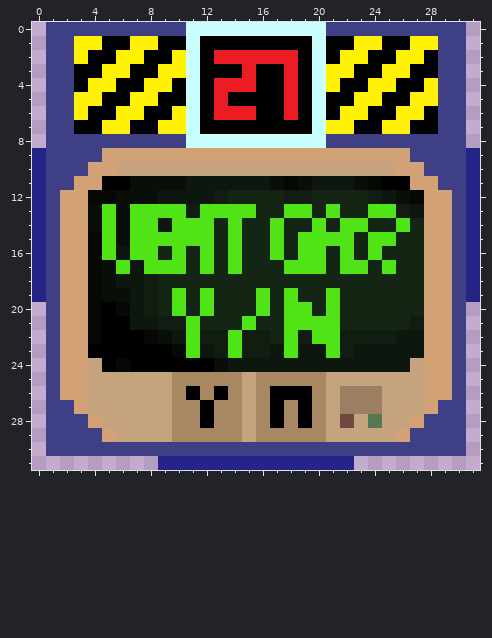
Pixel-art sprite -- Module Icons/Venting Gas.png. Above, as it was before the edit.
The file is 32x32 pixels. Colours within 5 levels of each other are drawn and written as one.
And afterwards:
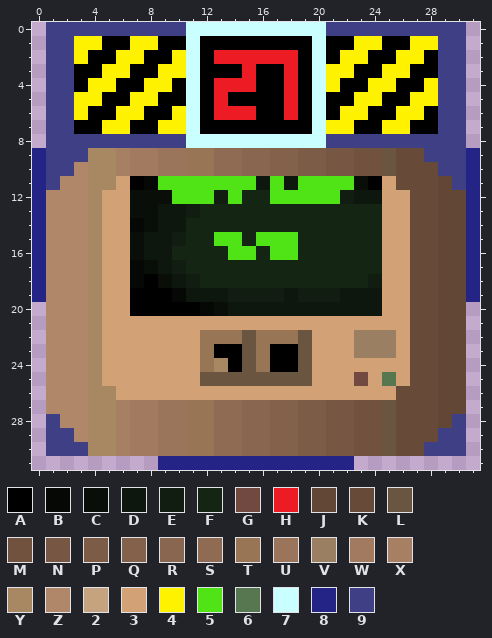
Palette (. is transparent): A #000000  B #050804  C #090e08  D #0e170d  E #111d10  F #152514  G #724941  H #ed1c24  J #624636  K #684a39  L #6a5540  M #71523f  N #775743  P #7d5c47  Q #83614b  R #89664f  S #8f6b53  T #977555  U #9b755b  V #9b7f63  W #a17a5f  X #a77f63  Y #a88763  Z #b08769  2 #c6a37f  3 #d3a176  4 #fff200  5 #50e316  6 #56774f  7 #c9ffff  8 #242486  9 #3f3f85
Changes in this commit:
@@ x 0..31 @@
  8 .999999999977777777779999999999.
- 9 89999333333333333333333333399998
-10 89993322222222222222222222339998
-11 89933AACCCCDDDDDDCBCDDDCBAA33998
-12 8933BBCCCDDDDEFFFFEEFFFFEDCB3398
-13 8933C5C5555E5555FF55F5FF55ED3398
-14 8933C5C55D555F5FF5FF5F55FF5F3398
-15 8933B5C555555F5FF5F5555F55FF3398
-16 8933B5D55F5F5F5FF5F55F5F5FFF3398
-17 8933BC5D555F5F5FFF555F55F5FF3398
-18 8933BCDDEFFFFFFFFFFFFFFFFFFF3398
-19 8933BCCDEF5F5FFF5F5FF5FFFFFF3398
-20 .933BABDEF5F5FFF5F55F5FFFFFF339.
-21 .933BAADDEE5FFF5FF5555FFFFFE339.
-22 .933BAAABCD5EE5EEF5E55EEEEDD339.
-23 .933AAAAAAB5DE5EED5DD5EDDDDD339.
-24 .9332ABAAAAAACDDDDDDDDDDDDD2339.
-25 .933222222YYYYY2YYYYY2222222339.
-26 .933222222YAYAY2YAAAY2VVV222339.
-27 .993222222YYAYY2YAYAY2VVV222399.
-28 .999322222YYAYY2YAYAY2G26223999.
-29 .999932222YYYYY2YYYYY2222239999.
-30 .999999999999999999999999999999.
+ 9 8999YYXWWUUTTSSRRQQPPNNMMLKK9998
+10 899ZYYXWWUUTTSSRRQQPPNNMMLKKK998
+11 89ZZYY3AB5555555D5D5555CA3KKKJ98
+12 8ZZZY33CCC555E5FF55555EDD33KKJJ8
+13 8ZZZY33CCDDEFFFFFFFFFFFFF33KKJJ8
+14 8ZZZY33BCDDFFFFFFFFFFFFFF33KKJJ8
+15 8ZZZY33CDDEFF55F555FFFFFF33KKJJ8
+16 8ZZZY33CDDFFFF55F55FFFFFF33KKJJ8
+17 8ZZZY33BCDEFFFFFFFFFFFFFF33KKJJ8
+18 8ZZZY33BACDEFFFFFFFFFFFFE33KKJJ8
+19 8ZZZY33AAABDDDEEEEDEEEDDD33KKJJ8
+20 .ZZZY33AAAAABCDDDDDDDDDDD33KKJJ.
+21 .ZZZY3333333333333333333333KKJJ.
+22 .ZZZY3333333TTTLTTTL333VVV3KKJJ.
+23 .ZZZY3333333TAALTAAL333VVV3KKJJ.
+24 .ZZZY3333333TYALTAAL3333333KKJJ.
+25 .ZZZY3333333LLLLLLLL333G363KKJJ.
+26 .ZZZYY33333333333333333333KKKJJ.
+27 .ZZZYYXWWUUTTSSRRQQPPNNMMLKKKJJ.
+28 .9ZZYYXWWUUTTSSRRQQPPNNMMLKKKJ9.
+29 .99ZYYXWWUUTTSSRRQQPPNNMMLKKK99.
+30 .999YYXWWUUTTSSRRQQPPNNMMLKK999.
 31 .........88888888888888.........
Where, in picture pixels (left, top, right, bottom), the same in both pictures:
changed: (46, 148, 466, 456)
